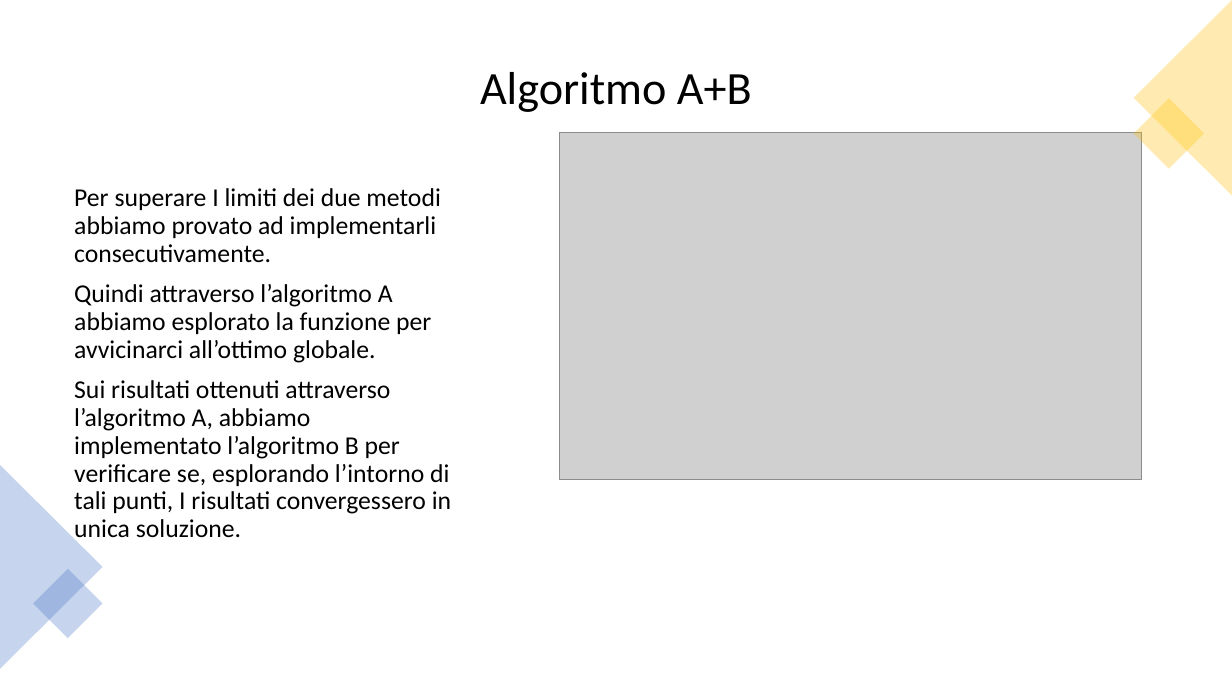
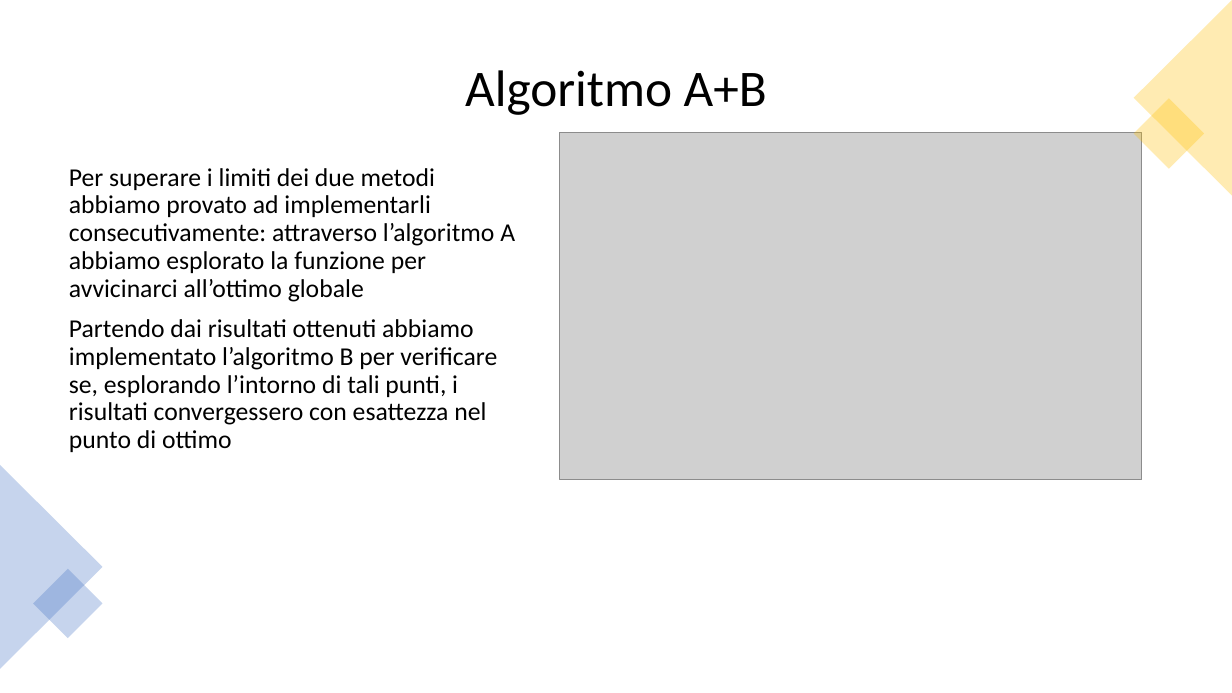
Before and after one commit to af20/mds_decision_making, a slide deck: slide 9 of R/Decision Making slides.pptx. Drawn at 1232x693 pixels with LibreOffice and Linux fonts; fonts in the diff are those of the drawing; grey boxes stand for pictures. Boxes give left, top, right and bottom in pixels: in the first picture for what was removed or moved away, otherwise in the second. Text is boxed around its words. In the diff, an @@ line names an element or a change of style, - is before the commit and + after.

```diff
--- a/R/Decision Making slides.pptx
+++ b/R/Decision Making slides.pptx
@@ title "Algoritmo A+B" at <box>465,70,767,115</box>: size 36 to 40 pt @@
@@ text at <box>69,168,515,452</box>: text changed @@
-Per superare I limiti dei due metodi abbiamo provato ad implementarli consecutivamente.
-Quindi attraverso l’algoritmo A abbiamo esplorato la funzione per avvicinarci all’ottimo globale.
-Sui risultati ottenuti attraverso l’algoritmo A, abbiamo implementato l’algoritmo B per verificare se, esplorando l’intorno di tali punti, I risultati convergessero in unica soluzione.
+Per superare i limiti dei due metodi abbiamo provato ad implementarli consecutivamente: attraverso l’algoritmo A abbiamo esplorato la funzione per avvicinarci all’ottimo globale
+Partendo dai risultati ottenuti abbiamo implementato l’algoritmo B per verificare se, esplorando l’intorno di tali punti, i risultati convergessero con esattezza nel punto di ottimo
```
Also in this commit, not shown: 8 other slides changed.
